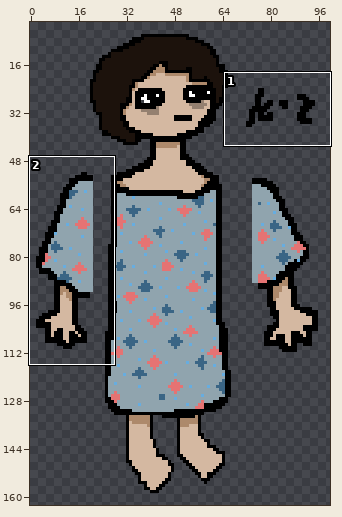
Sprite sheet -- sprites/Player/Player.png. Above, an overview of the earlier version with the close-up marked.
Close-up. Before the commit:
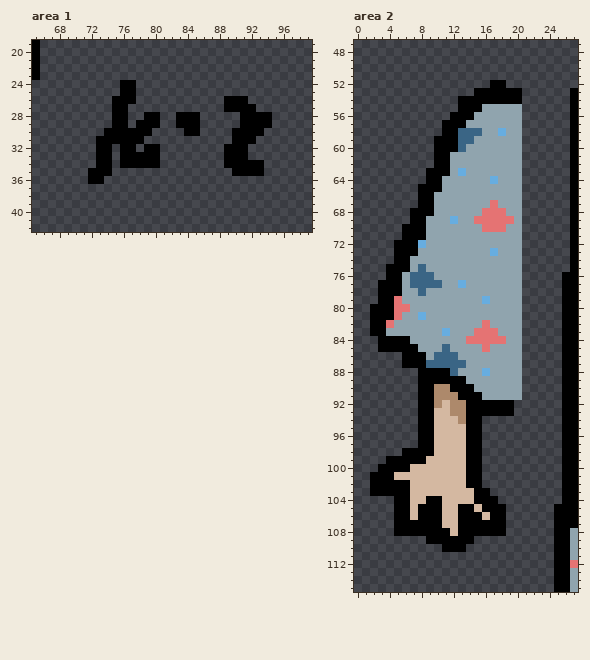
The file is 100x180 pixels. Pixels under 10% opacity are left out. Shown: area 1: x 65..99, y 19..42; area 2: x 0..27, y 47..115. The wide view leaves out empty margins. The commit also changed other parts of the picture, which this record leaves out.
The result:
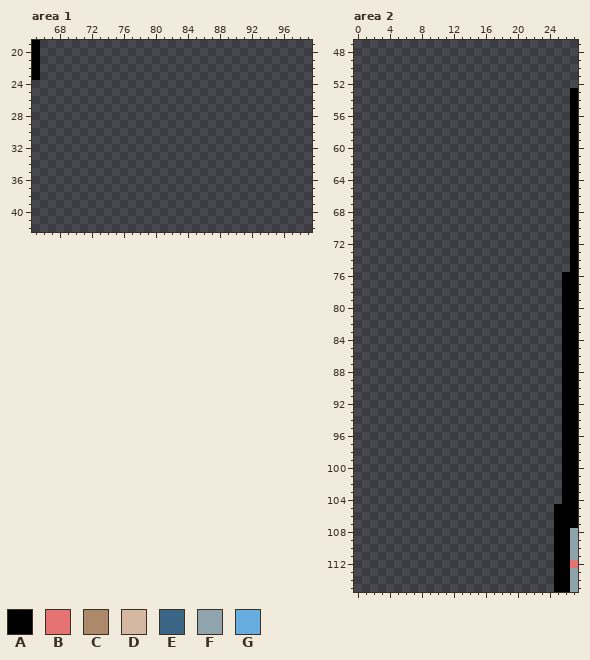
Palette (. is transparent): A #000000  B #e57373  C #ad896b  D #d4b8a1  E #3a6585  F #90a4ae  G #67ade0
Changes in this commit:
Changed rows in their new state; - is an unchanged pixel.
Area 1:
first column x 72:
24 ----..-----------------
25 ----..-----------------
26 ---...-----------...---
27 ---..------------....--
28 ---..--..--...-----....
29 ---..-...--...-----....
30 --......----..----....-
31 -......-----------...--
32 -..-..-..--------...---
33 -..-.....--------...---
34 -..-.....--------.....-
35 ...---------------....-
36 ..---------------------
Area 2:
first column x 2:
 52 ---------------..--
 53 -------------......
 54 -----------........
 55 -----------........
 56 ----------.........
 57 ---------..........
 58 ---------..........
 59 --------...........
 60 --------...........
 61 --------...........
 62 --------...........
 63 -------............
 64 -------............
 65 ------.............
 66 ------.............
 67 ------.............
 68 -----..............
 69 -----..............
 70 ----...............
 71 ----...............
 72 ---................
 73 ---................
 74 ---................
 75 --.................
 76 --.................
 77 -..................
 78 -..................
 79 -..................
 80 ...................
 81 ...................
 82 ...................
 83 ...................
 84 -..................
 85 -..................
 86 ----...............
 87 ----...............
 88 ------.............
 89 ------.............
 90 ------.............
 91 ------.............
 92 ------............-
 93 ------............-
 94 ------........-----
 95 ------........-----
 96 ------........-----
 97 ------........-----
 98 ----..........-----
 99 --............-----
100 -.............-----
101 ..............-----
102 ..............-----
103 ...............----
104 ---.............---
105 ---..............--
106 ---..............--
107 ---..............--
108 ---..............--
109 -------......------
110 ---------...-------
Where, in picture pixels (left, top, right, bottom), the same in both close-ups:
erased: (88, 80, 200, 184)
erased: (224, 96, 272, 176)
erased: (370, 80, 522, 552)
